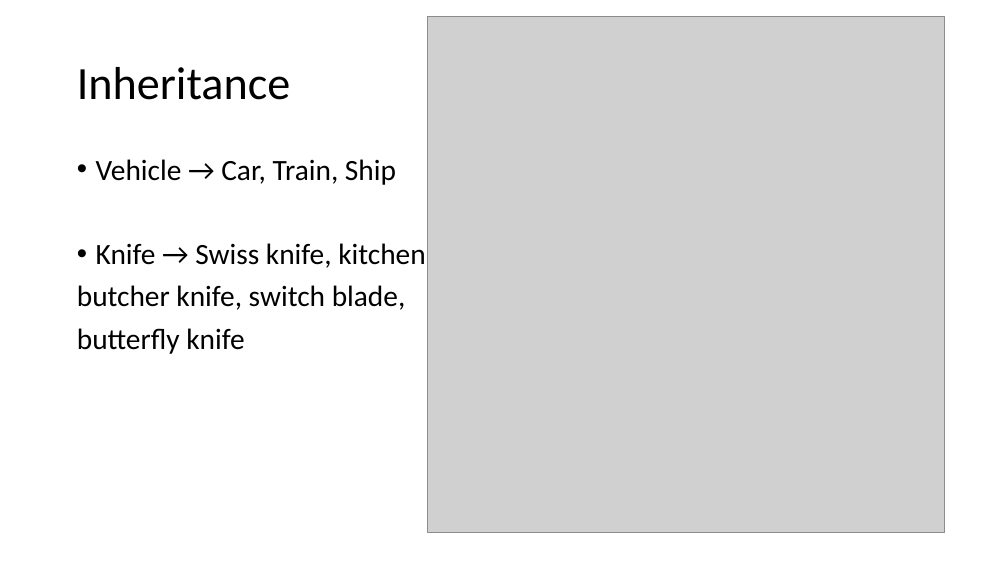
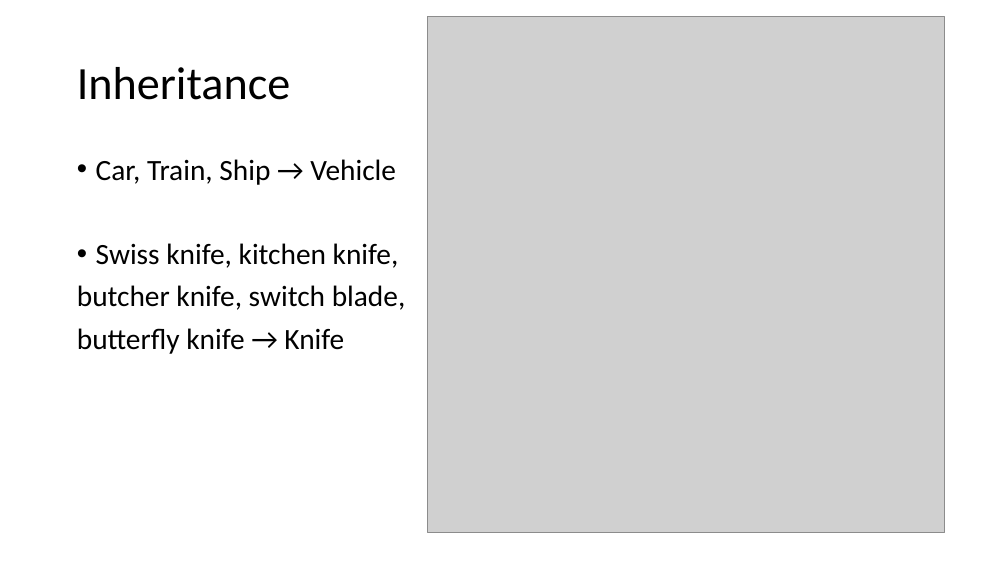
Before and after one commit to mcjavabootcamp/CourseWiki, a slide deck: slide 13 of TeachingMaterials/Object Oriented Programming.pptx (slide 11 before the commit). Drawn at 1008x567 pixels with LibreOffice and Linux fonts; fonts in the diff are those of the drawing; grey boxes stand for pictures. Boxes give left, top, right and bottom in pixels: in the first picture for what was removed or moved away, otherwise in the second. Text is boxed around its words. In the diff, an @@ line names an element or a change of style, - is before the commit and + after.

```diff
--- a/TeachingMaterials/Object Oriented Programming.pptx
+++ b/TeachingMaterials/Object Oriented Programming.pptx
@@ text at (96,159,399,268): text changed @@
-• Vehicle → Car, Train, Ship
-• Knife → Swiss knife, kitchen knife,
+• Car, Train, Ship → Vehicle
+• Swiss knife, kitchen knife,
@@ text at (77,328,344,354): text changed @@
-butterfly knife
+butterfly knife → Knife
```
Also in this commit, not shown: 4 other slides changed, 6 slides added, 12 other files.
